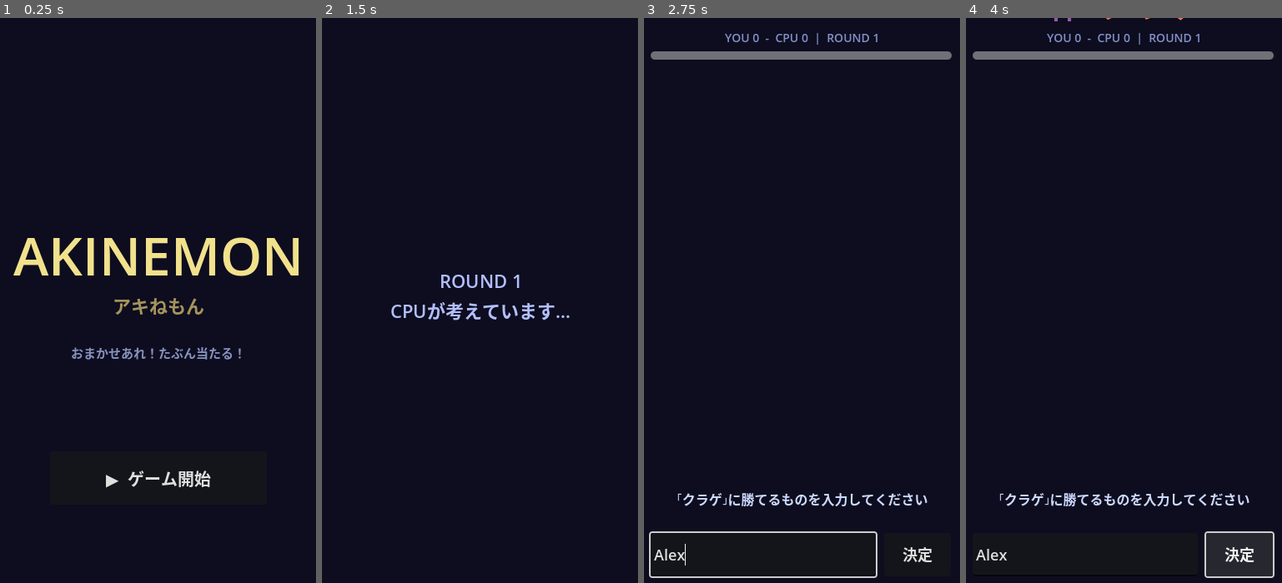
Above: before the commit, frames 1-4 (left to right).
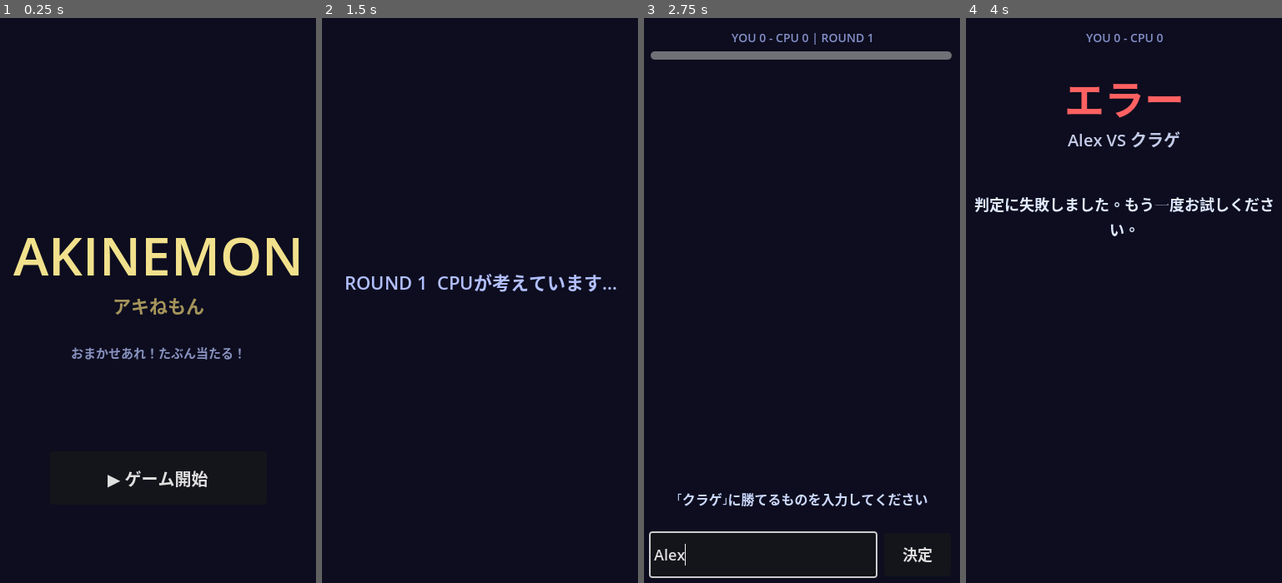
Above: after the commit, the same moments.

Repository: okdsgr/mvp-05
Game: Godot game, scene res://scenes/main.tscn
Two runs of this game, one before a commit and one after it. Both use one fixed random seed, a clock stepped at 60 frames per second and the inputs below. The project has no main scene, so this scene is started directly.
Inputs (mouse positions are in pixels of both pictures, inside the frame that each line leads up to):
- Up to frame 1 (0.25 s): no input
- Up to frame 2 (1.5 s): click "▶ ゲーム開始" at 0.5 s; tap Enter at 1.25 s
- Up to frame 3 (2.75 s): click (764, 554) at 2.02 s; type "Alex" at 2.1 s
- Up to frame 4 (4 s): click "決定" at 2.75 s; click (1240, 554) at 3.5 s, where only the run before the commit has a clickable "決定"

The runs differ from the first frame. In frame 1, 0.4% of the frame differs, in the area x 33-67%, y 80-84%; in frame 2, 1.7%; in frame 3, 0.4%; in frame 4, 6.4%, in the area x 2-98%, y 0-100%.

Commit message:
fix: rewrite with correct indentation

Diff:
--- a/scripts/main.gd
+++ b/scripts/main.gd
@@ -8,7 +8,7 @@
 const WIN_W  : int    = 405
 const WIN_H  : int    = 720
 const N8N    : String = "https://okdsgr.app.n8n.cloud/webhook/"
-const DESCENT_TIME : float = 180.0  # CPUエンティティが下まで降りる秒数
+const DESCENT_TIME : float = 180.0
 
 enum Phase { TITLE, CPU_SPAWNING, PLAYER_INPUT, WAITING_JUDGE, BATTLE_SCENE, NEXT_ROUND }
 var _phase : Phase = Phase.TITLE
@@ -17,7 +17,6 @@
 var _http_counter : HTTPRequest = null
 var _ui           : CanvasLayer = null
 
-# ゲーム状態
 var _cpu_entity    : String = ""
 var _cpu_entity_ja : String = ""
 var _player_entity : String = ""
@@ -25,21 +24,19 @@
 var _player_score  : int    = 0
 var _cpu_score     : int    = 0
 
-# CPUエンティティの降下
 var _descent_y     : float  = 0.0
 var _descent_timer : float  = 0.0
 var _cpu_lbl_node  : Label  = null
 
-# 先攻CPU用エンティティリスト（第1ラウンドのみ）
 const FIRST_ENTITIES : Array = [
-["frog",       "カエル"],
-["cockroach",  "ゴキブリ"],
-["spider",     "クモ"],
-["mouse",      "ネズミ"],
-["crow",       "カラス"],
-["jellyfish",  "クラゲ"],
-["centipede",  "ムカデ"],
-["wasp",       "スズメバチ"],
+	["frog",      "カエル"],
+	["cockroach", "ゴキブリ"],
+	["spider",    "クモ"],
+	["mouse",     "ネズミ"],
+	["crow",      "カラス"],
+	["jellyfish", "クラゲ"],
+	["centipede", "ムカデ"],
+	["wasp",      "スズメバチ"],
 ]
 
 func _ready() -> void:
@@ -47,17 +44,13 @@
 	var scr := DisplayServer.screen_get_size()
 	DisplayServer.window_set_position(Vector2i((scr.x - WIN_W) / 2, (scr.y - WIN_H) / 2))
 	RenderingServer.set_default_clear_color(Color(0.05, 0.05, 0.12))
-
 	_ui = $UI
-
 	_http_judge = HTTPRequest.new()
 	_http_judge.timeout = 30.0
 	add_child(_http_judge)
-
 	_http_counter = HTTPRequest.new()
 	_http_counter.timeout = 30.0
 	add_child(_http_counter)
-
 	_show_title()
 
 func _process(delta: float) -> void:
@@ -67,23 +60,15 @@
 		progress = clampf(progress, 0.0, 1.0)
 		_descent_y = -60.0 + (WIN_H + 60.0) * progress
 		_cpu_lbl_node.position.y = _descent_y
-
-		# タイムゲージ更新
 		var bar := _ui.get_node_or_null("TimeBar")
 		if bar and bar is ProgressBar:
 			(bar as ProgressBar).value = 1.0 - progress
-
-			# 時間切れ → プレイヤーの負け
-			if progress >= 1.0:
-				_on_time_up()
-
-				# =====================================================================
-				# TITLE
-				# =====================================================================
+		if progress >= 1.0:
+			_on_time_up()
+
 func _show_title() -> void:
 	_phase = Phase.TITLE
 	_clear_ui()
-
 	var title := Label.new()
 	title.text = "AKINEMON"
 	title.add_theme_font_size_override("font_size", 64)
@@ -92,7 +77,6 @@
 	title.position = Vector2(0, 240)
 	title.custom_minimum_size = Vector2(WIN_W, 0)
 	_ui.add_child(title)
-
 	var sub := Label.new()
 	sub.text = "アキねもん"
 	sub.add_theme_font_size_override("font_size", 22)
@@ -101,7 +85,6 @@
 	sub.position = Vector2(0, 328)
 	sub.custom_minimum_size = Vector2(WIN_W, 0)
 	_ui.add_child(sub)
-
 	var desc := Label.new()
 	desc.text = "おまかせあれ！たぶん当たる！"
 	desc.add_theme_font_size_override("font_size", 15)
@@ -110,50 +93,41 @@
 	desc.position = Vector2(0, 390)
 	desc.custom_minimum_size = Vector2(WIN_W, 0)
 	_ui.add_child(desc)
-
 	var btn := Button.new()
-	btn.text = "▶  ゲーム開始"
+	btn.text = "▶ ゲーム開始"
 	btn.custom_minimum_size = Vector2(260, 64)
 	btn.add_theme_font_size_override("font_size", 20)
 	btn.position = Vector2((WIN_W - 260) / 2, 520)
 	_ui.add_child(btn)
 	btn.pressed.connect(_start_game)
 
-	# =====================================================================
-	# GAME START
-	# =====================================================================
 func _start_game() -> void:
-	_round        = 0
+	_round = 0
 	_player_score = 0
-	_cpu_score    = 0
-	_cpu_entity    = ""
+	_cpu_score = 0
+	_cpu_entity = ""
 	_cpu_entity_ja = ""
-	_next_cpu_turn("")  # 第1ラウンドはランダム選択
+	_next_cpu_turn("")
 
 func _next_cpu_turn(player_won_entity: String) -> void:
 	_round += 1
 	_phase = Phase.CPU_SPAWNING
 	_clear_ui()
-
 	var status := Label.new()
-	status.text = "ROUND %d
-	CPUが考えています…" % _round
+	status.text = "ROUND %d  CPUが考えています…" % _round
 	status.add_theme_font_size_override("font_size", 22)
 	status.add_theme_color_override("font_color", Color(0.7, 0.75, 1.0))
 	status.horizontal_alignment = HORIZONTAL_ALIGNMENT_CENTER
 	status.position = Vector2(0, 300)
 	status.custom_minimum_size = Vector2(WIN_W, 0)
 	_ui.add_child(status)
-
 	if player_won_entity.is_empty():
-		# 第1ラウンド：ランダム
 		var pick : Array = FIRST_ENTITIES[randi() % FIRST_ENTITIES.size()]
 		_cpu_entity    = pick[0]
 		_cpu_entity_ja = pick[1]
 		await get_tree().create_timer(1.2).timeout
 		_start_player_input_phase()
 	else:
-		# CPUがカウンターを生成
 		_call_cpu_counter(player_won_entity)
 
 func _call_cpu_counter(winner: String) -> void:
@@ -161,65 +135,53 @@
 	var headers : PackedStringArray = ["Content-Type: application/json"]
 	if _http_counter.request_completed.is_connected(_on_counter_response):
 		_http_counter.request_completed.disconnect(_on_counter_response)
-		_http_counter.request_completed.connect(_on_counter_response, CONNECT_ONE_SHOT)
-		_http_counter.request(N8N + "cpu-counter", headers, HTTPClient.METHOD_POST, body)
+	_http_counter.request_completed.connect(_on_counter_response, CONNECT_ONE_SHOT)
+	_http_counter.request(N8N + "cpu-counter", headers, HTTPClient.METHOD_POST, body)
 
 func _on_counter_response(_r: int, code: int, _h: PackedStringArray, body: PackedByteArray) -> void:
 	var text := body.get_string_from_utf8()
-	print(["[Counter] code=", code, " body=", text.substr(0, 100)])
+	print("[Counter] code=", code, " body=", text.substr(0, 100))
 	var json = JSON.parse_string(text)
 	if json and json.has("entity"):
 		_cpu_entity    = str(json["entity"])
 		_cpu_entity_ja = str(json.get("entity_ja", _cpu_entity))
 	else:
-		# フォールバック
 		var pick : Array = FIRST_ENTITIES[randi() % FIRST_ENTITIES.size()]
 		_cpu_entity    = pick[0]
 		_cpu_entity_ja = pick[1]
-		_start_player_input_phase()
-
-		# =====================================================================
-		# PLAYER INPUT PHASE
-		# =====================================================================
+	_start_player_input_phase()
+
 func _start_player_input_phase() -> void:
 	_phase = Phase.PLAYER_INPUT
 	_descent_timer = 0.0
 	_clear_ui()
-
-	# スコア表示
 	var score_lbl := Label.new()
 	score_lbl.name = "ScoreLabel"
-	score_lbl.text = "YOU %d  -  CPU %d  |  ROUND %d" % [_player_score, _cpu_score, _round]
+	score_lbl.text = "YOU %d - CPU %d | ROUND %d" % [_player_score, _cpu_score, _round]
 	score_lbl.add_theme_font_size_override("font_size", 14)
 	score_lbl.add_theme_color_override("font_color", Color(0.6, 0.65, 0.9, 0.85))
 	score_lbl.horizontal_alignment = HORIZONTAL_ALIGNMENT_CENTER
 	score_lbl.position = Vector2(0, 14)
 	score_lbl.custom_minimum_size = Vector2(WIN_W, 0)
 	_ui.add_child(score_lbl)
-
-	# タイムゲージ
 	var bar := ProgressBar.new()
 	bar.name = "TimeBar"
 	bar.min_value = 0.0
 	bar.max_value = 1.0
-	bar.value     = 1.0
+	bar.value = 1.0
 	bar.show_percentage = false
 	bar.custom_minimum_size = Vector2(WIN_W - 40, 10)
 	bar.position = Vector2(20, 40)
 	_ui.add_child(bar)
-
-	# CPUエンティティ（降下アニメ）
 	_cpu_lbl_node = Label.new()
 	_cpu_lbl_node.name = "CPUEntity"
-	_cpu_lbl_node.text = "👾  %s" % _cpu_entity_ja
+	_cpu_lbl_node.text = "👾 %s" % _cpu_entity_ja
 	_cpu_lbl_node.add_theme_font_size_override("font_size", 42)
 	_cpu_lbl_node.add_theme_color_override("font_color", Color(1.0, 0.45, 0.35))
 	_cpu_lbl_node.horizontal_alignment = HORIZONTAL_ALIGNMENT_CENTER
 	_cpu_lbl_node.custom_minimum_size = Vector2(WIN_W, 0)
 	_cpu_lbl_node.position = Vector2(0, -60.0)
 	_ui.add_child(_cpu_lbl_node)
-
-	# ヒント
 	var hint := Label.new()
 	hint.text = "「%s」に勝てるものを入力してください" % _cpu_entity_ja
 	hint.add_theme_font_size_override("font_size", 16)
@@ -229,8 +191,6 @@
 	hint.custom_minimum_size = Vector2(WIN_W - 40, 0)
 	hint.position = Vector2(20, 560)
 	_ui.add_child(hint)
-
-	# 入力欄
 	var input := LineEdit.new()
 	input.name = "PlayerInput"
 	input.placeholder_text = "例: ヘビ、タカ、塩..."
@@ -238,7 +198,6 @@
 	input.add_theme_font_size_override("font_size", 18)
 	input.position = Vector2(20, 618)
 	_ui.add_child(input)
-
 	var btn := Button.new()
 	btn.name = "SubmitBtn"
 	btn.text = "決定"
@@ -253,86 +212,69 @@
 func _on_player_submit() -> void:
 	if _phase != Phase.PLAYER_INPUT:
 		return
-		var input_node := _ui.get_node_or_null("PlayerInput")
-		if input_node == null:
-			return
-			var text : String = (input_node as LineEdit).text.strip_edges()
-			if text.is_empty():
-				return
-				_player_entity = text
-				_call_battle_judge()
+	var input_node := _ui.get_node_or_null("PlayerInput")
+	if input_node == null:
+		return
+	var text : String = (input_node as LineEdit).text.strip_edges()
+	if text.is_empty():
+		return
+	_player_entity = text
+	_call_battle_judge()
 
 func _on_time_up() -> void:
 	_cpu_score += 1
 	_show_battle_scene("TIME UP…", [
-	"時間切れ！",
-	"%s が降りてきてしまった…" % _cpu_entity_ja,
-	"CPUの勝利！",
+		"時間切れ！",
+		"%s が降りてきてしまった…" % _cpu_entity_ja,
+		"CPUの勝利！",
 	], false)
 
-	# =====================================================================
-	# BATTLE JUDGE
-	# =====================================================================
 func _call_battle_judge() -> void:
 	_phase = Phase.WAITING_JUDGE
-
-	# 入力欄・ボタンを無効化
 	var btn := _ui.get_node_or_null("SubmitBtn")
 	if btn and btn is Button:
 		(btn as Button).disabled = true
-		var inp := _ui.get_node_or_null("PlayerInput")
-		if inp and inp is LineEdit:
-			(inp as LineEdit).editable = false
-
-			var body := JSON.stringify({"player": _player_entity, "cpu": _cpu_entity})
-			var headers : PackedStringArray = ["Content-Type: application/json"]
-			if _http_judge.request_completed.is_connected(_on_judge_response):
-				_http_judge.request_completed.disconnect(_on_judge_response)
-				_http_judge.request_completed.connect(_on_judge_response, CONNECT_ONE_SHOT)
-				_http_judge.request(N8N + "battle-judge", headers, HTTPClient.METHOD_POST, body)
+	var inp := _ui.get_node_or_null("PlayerInput")
+	if inp and inp is LineEdit:
+		(inp as LineEdit).editable = false
+	var body := JSON.stringify({"player": _player_entity, "cpu": _cpu_entity})
+	var headers : PackedStringArray = ["Content-Type: application/json"]
+	if _http_judge.request_completed.is_connected(_on_judge_response):
+		_http_judge.request_completed.disconnect(_on_judge_response)
+	_http_judge.request_completed.connect(_on_judge_response, CONNECT_ONE_SHOT)
+	_http_judge.request(N8N + "battle-judge", headers, HTTPClient.METHOD_POST, body)
 
 func _on_judge_response(_r: int, code: int, _h: PackedStringArray, body: PackedByteArray) -> void:
 	var text := body.get_string_from_utf8()
-	print(["[Judge] code=", code, " body=", text.substr(0, 200)])
+	print("[Judge] code=", code, " body=", text.substr(0, 200))
 	var json = JSON.parse_string(text)
-
 	if json == null or not json.has("winner"):
 		_show_battle_scene("エラー", ["判定に失敗しました。もう一度お試しください。"], false)
 		return
-
-		var player_wins : bool = str(json["winner"]) == "player"
-		var reason      : String = str(json.get("reason", ""))
-		var scene       : Array  = []
-		if json.has("scene") and json["scene"] is Array:
-			scene = json["scene"]
-		else:
-			scene = [reason]
-
-			if player_wins:
-				_player_score += 1
-				_show_battle_scene("YOU WIN！", scene, true)
-			else:
-				_cpu_score += 1
-				_show_battle_scene("CPU WIN…", scene, false)
-
-				# =====================================================================
-				# BATTLE SCENE
-				# =====================================================================
+	var player_wins : bool = str(json["winner"]) == "player"
+	var scene : Array = []
+	if json.has("scene") and json["scene"] is Array:
+		scene = json["scene"]
+	else:
+		scene = [str(json.get("reason", ""))]
+	if player_wins:
+		_player_score += 1
+		_show_battle_scene("YOU WIN！", scene, true)
+	else:
+		_cpu_score += 1
+		_show_battle_scene("CPU WIN…", scene, false)
+
 func _show_battle_scene(headline: String, scene_lines: Array, player_wins: bool) -> void:
 	_phase = Phase.BATTLE_SCENE
 	_clear_ui()
-
-	# スコア
 	var score_lbl := Label.new()
-	score_lbl.text = "YOU %d  -  CPU %d" % [_player_score, _cpu_score]
+	score_lbl.text = "YOU %d - CPU %d" % [_player_score, _cpu_score]
 	score_lbl.add_theme_font_size_override("font_size", 14)
 	score_lbl.add_theme_color_override("font_color", Color(0.6, 0.65, 0.9, 0.85))
 	score_lbl.horizontal_alignment = HORIZONTAL_ALIGNMENT_CENTER
 	score_lbl.position = Vector2(0, 14)
 	score_lbl.custom_minimum_size = Vector2(WIN_W, 0)
 	_ui.add_child(score_lbl)
-
-	# 見出し
 	var h := Label.new()
 	h.text = headline
 	h.add_theme_font_size_override("font_size", 48)
@@ -341,18 +283,14 @@
 	h.position = Vector2(0, 60)
 	h.custom_minimum_size = Vector2(WIN_W, 0)
 	_ui.add_child(h)
-
-	# 対戦表示
 	var match_lbl := Label.new()
-	match_lbl.text = "%s  VS  %s" % [_player_entity, _cpu_entity_ja]
+	match_lbl.text = "%s VS %s" % [_player_entity, _cpu_entity_ja]
 	match_lbl.add_theme_font_size_override("font_size", 20)
 	match_lbl.add_theme_color_override("font_color", Color(0.85, 0.88, 1.0, 0.9))
 	match_lbl.horizontal_alignment = HORIZONTAL_ALIGNMENT_CENTER
 	match_lbl.position = Vector2(0, 130)
 	match_lbl.custom_minimum_size = Vector2(WIN_W, 0)
 	_ui.add_child(match_lbl)
-
-	# 演出テキスト（順番に表示）
 	var y := 210.0
 	for i : int in scene_lines.size():
 		var line_lbl := Label.new()
@@ -365,32 +303,27 @@
 		line_lbl.position = Vector2(20, y)
 		line_lbl.modulate.a = 0.0
 		_ui.add_child(line_lbl)
-
 		var tw := create_tween()
 		tw.tween_interval(float(i) * 0.8)
 		tw.tween_property(line_lbl, "modulate:a", 1.0, 0.4)
 		y += 70.0
-
-		# 次へボタン（演出後に表示）
-		var next_btn := Button.new()
-		next_btn.text = "次のラウンド ▶" if player_wins else "続ける ▶"
-		next_btn.custom_minimum_size = Vector2(260, 60)
-		next_btn.add_theme_font_size_override("font_size", 18)
-		next_btn.position = Vector2((WIN_W - 260) / 2, 612)
-		next_btn.modulate.a = 0.0
-		_ui.add_child(next_btn)
-
-		var wait_time := float(scene_lines.size()) * 0.8 + 0.4
-		var tw2 := create_tween()
-		tw2.tween_interval(wait_time)
-		tw2.tween_property(next_btn, "modulate:a", 1.0, 0.3)
-
-		if player_wins:
-			next_btn.pressed.connect(func(): _next_cpu_turn(_player_entity))
-		else:
-			next_btn.pressed.connect(func(): _next_cpu_turn(""))
+	var next_btn := Button.new()
+	next_btn.text = "次のラウンド ▶" if player_wins else "続ける ▶"
+	next_btn.custom_minimum_size = Vector2(260, 60)
+	next_btn.add_theme_font_size_override("font_size", 18)
+	next_btn.position = Vector2((WIN_W - 260) / 2, 612)
+	next_btn.modulate.a = 0.0
+	_ui.add_child(next_btn)
+	var wait_time := float(scene_lines.size()) * 0.8 + 0.4
+	var tw2 := create_tween()
+	tw2.tween_interval(wait_time)
+	tw2.tween_property(next_btn, "modulate:a", 1.0, 0.3)
+	if player_wins:
+		next_btn.pressed.connect(func(): _next_cpu_turn(_player_entity))
+	else:
+		next_btn.pressed.connect(func(): _next_cpu_turn(""))
 
 func _clear_ui() -> void:
 	for c : Node in _ui.get_children():
 		c.queue_free()
-		_cpu_lbl_node = null
+	_cpu_lbl_node = null
